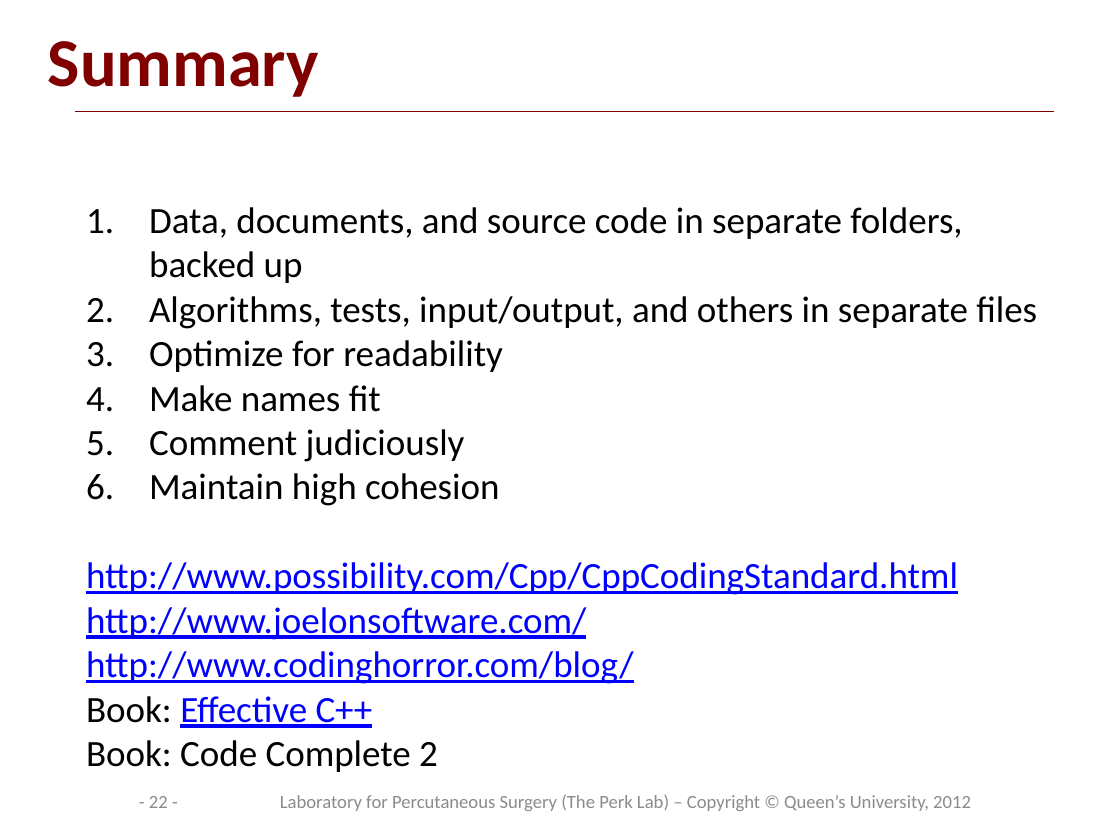
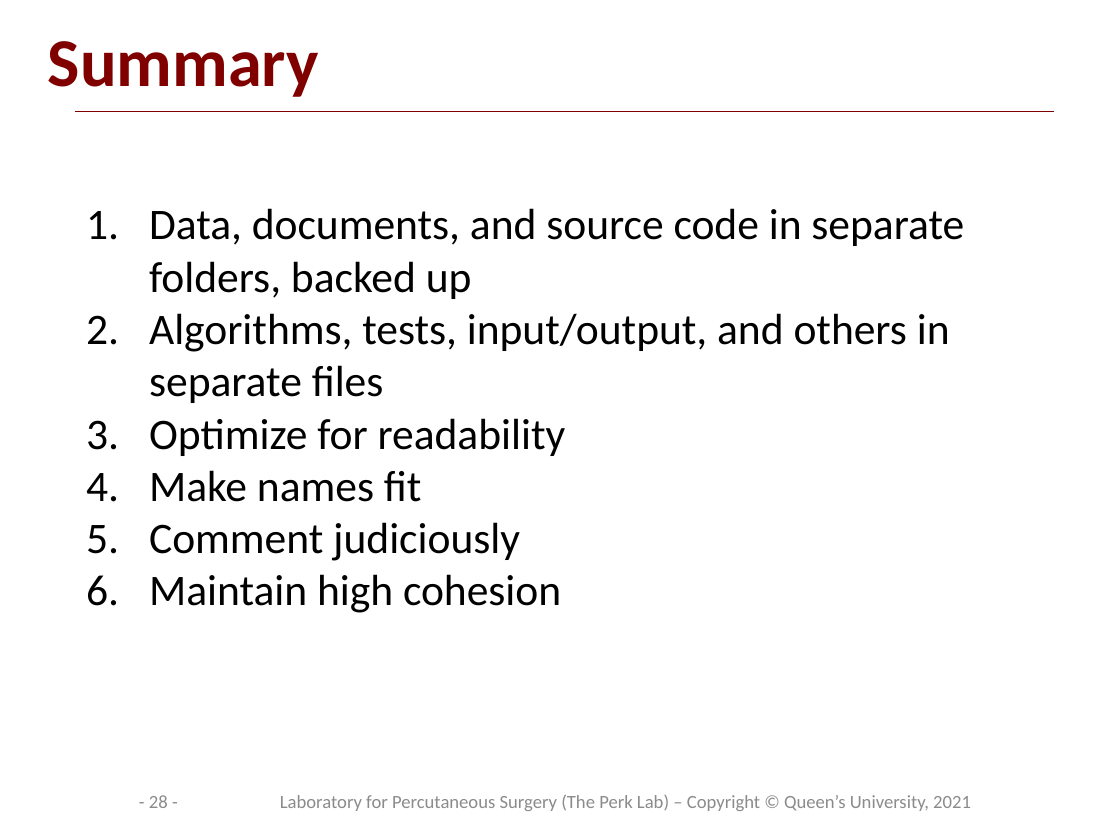
Before and after one commit to PerkLab/PerkLabBootcamp, a slide deck: slide 28 of Doc/day3_1_WritingCorrectAndUnderstandableCode.pptx (slide 22 before the commit). Drawn at 1120x840 pixels with LibreOffice and Linux fonts; fonts in the diff are those of the drawing; background and template pictures are left out. Boxes give left, top, right and bottom in pixels: in the first picture for what was removed or moved away, otherwise in the second. Text is boxed around its words. In the diff, an @@ line names an element or a change of style, - is before the commit and + after.

```diff
--- a/Doc/day3_1_WritingCorrectAndUnderstandableCode.pptx
+++ b/Doc/day3_1_WritingCorrectAndUnderstandableCode.pptx
@@ text "Data, documents, and source code ..." at (x1=149, y1=208, x2=964, y2=613): size 23.8 to 28 pt @@
@@ text at (x1=86, y1=562, x2=958, y2=728): paragraphs removed @@
-http://www.possibility.com/Cpp/CppCodingStandard.html
-http://www.joelonsoftware.com/
-http://www.codinghorror.com/blog/
-Book: Effective C++
-Book: Code Complete 2
@@ page number at (x1=149, y1=795, x2=168, y2=808): text changed @@
-- 22 -
+- 28 -
@@ text at (x1=280, y1=795, x2=971, y2=811): text changed @@
-Laboratory for Percutaneous Surgery (The Perk Lab) – Copyright © Queen’s University, 2012
+Laboratory for Percutaneous Surgery (The Perk Lab) – Copyright © Queen’s University, 2021
```
Also in this commit, not shown: 20 other slides changed, 6 slides added, 2 other files.
